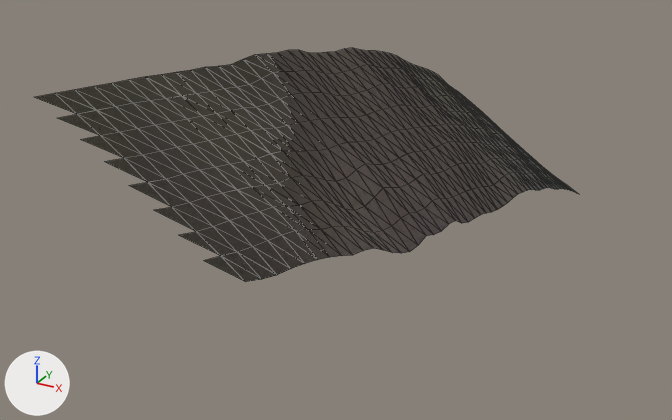
Renders of the glTF model eloria-assets/maps/continent-v2/saltsound/client/chunks/03_09/world.glb from each side of a commit.
The view is the same before and after, from a 50 mm camera at (-550.9, 40.8, 73.4) aimed at (-598.7, 127.7, 29.9). The lights are fixed; the arrows at lower left show +X, +Y and +Z. The first picture is the older version. Mesh edges are drawn as thin lines. Where no turn or scale is listed for an object, it has been applied to the vertices. Vertices at exactly the same position are counted once.

In view in the first picture: 'AuthoredGround_saltsoundBase_saltsound_03_09'.
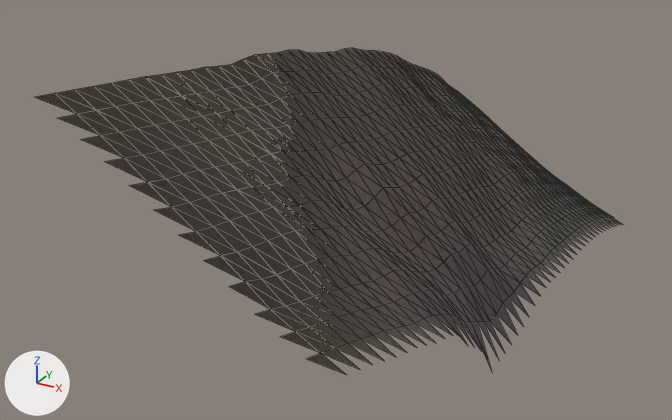
Edits to the bpy script that builds the scene:
```text
Change me_authoredground_saltsoundbase_saltsound_03_09:
    used by ob_authoredground_saltsoundbase_saltsound_03_09; location = (-2059.0, 6521.0, 0.0)
    remove me_authoredground_saltsoundbase_saltsound_03_09.from_pydata(...)  # 448 vertices, 768 faces; spans x 1459.0..1475.0, y -6435.0..-6337.0, z 14.2..54.3
    add me_authoredground_saltsoundbase_saltsound_03_09.from_pydata(...)  # 647 vertices, 1104 faces; spans x 1459.0..1483.0, y -6435.0..-6337.0, z 11.2..54.3
    me_authoredground_saltsoundbase_saltsound_03_09 part 1: 199 vertices added at x 1475.0..1483.0, y -6435.0..-6337.0, z 11.2..43.4
```

Pixel boxes [x1, y1, x2, y2] of what changed, in the pictures (672 x 420 px):
'AuthoredGround_saltsoundBase_saltsound_03_09', reshaped (8% wider, 39% taller)
    before: [34, 48, 577, 282]
    after: [34, 48, 620, 374]
part 1 of me_authoredground_saltsoundbase_saltsound_03_09, added
    after: [229, 188, 620, 374]
